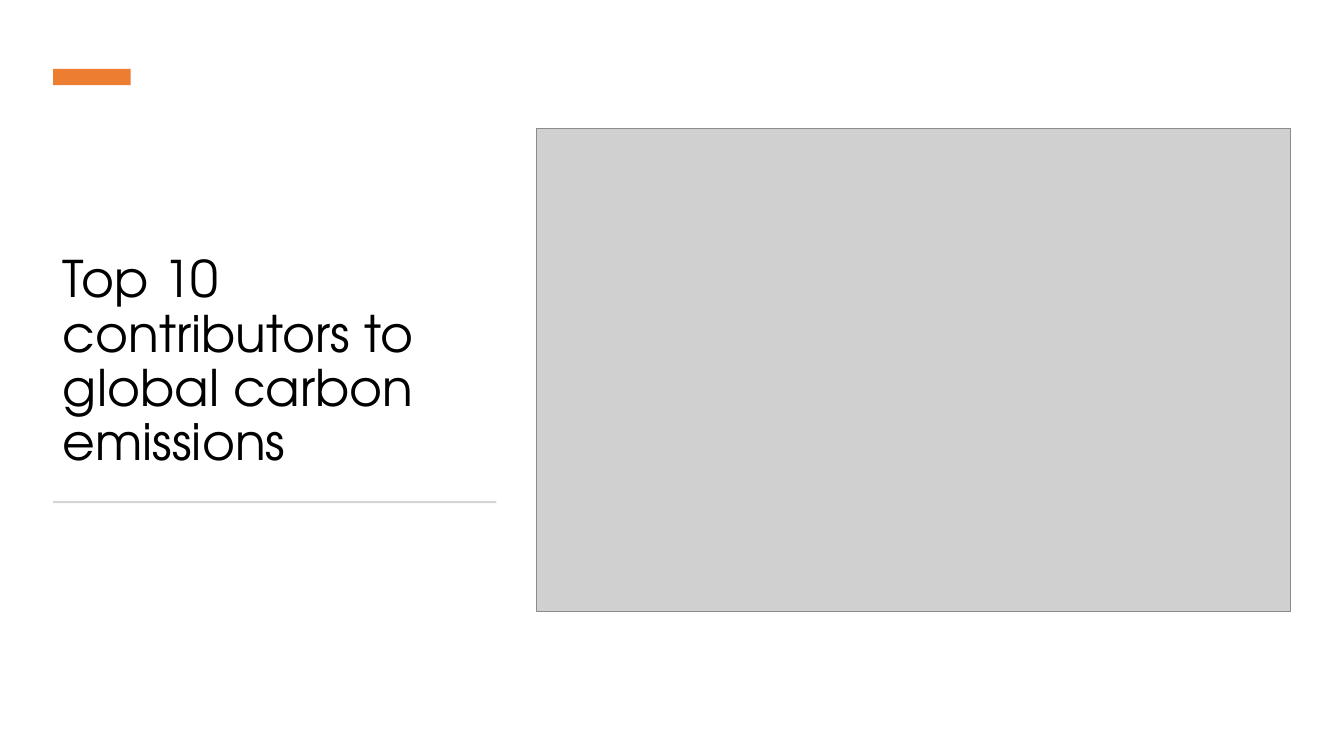
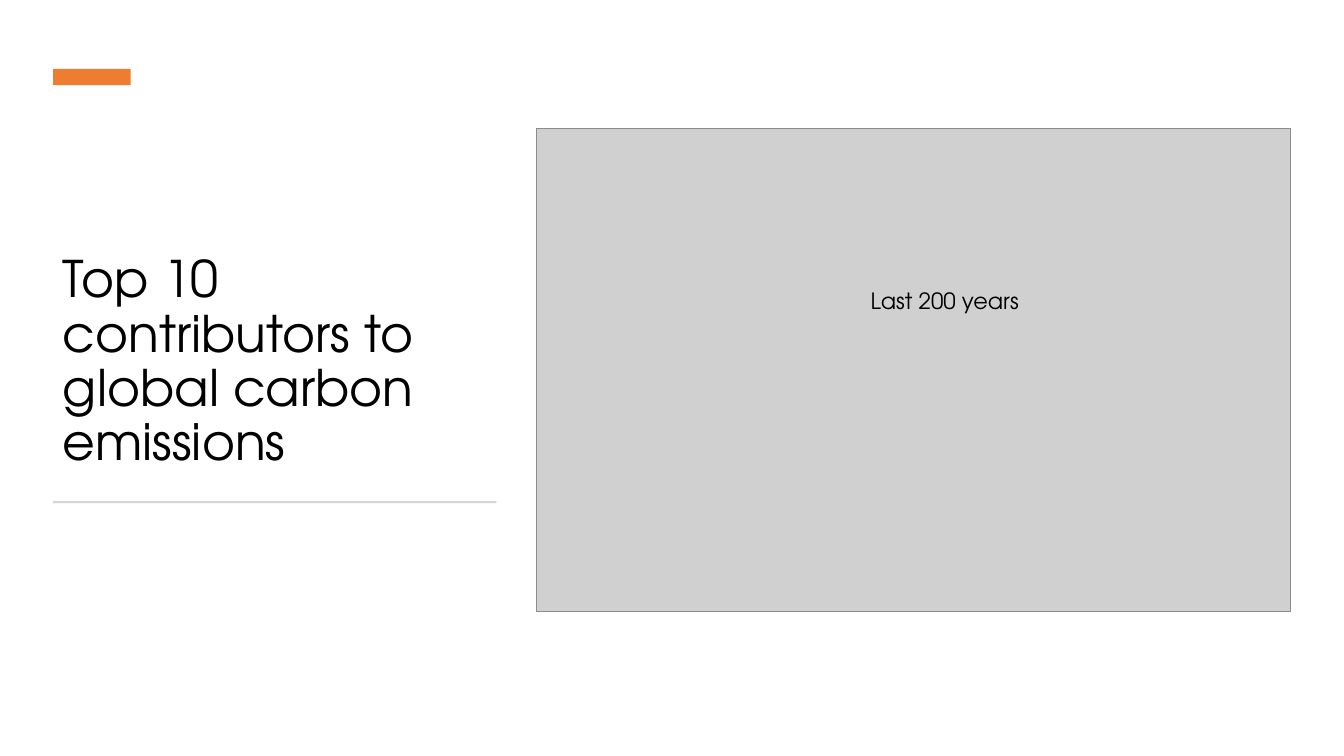
Before and after one commit to danilogiarlini/Global-CO2-Emission-Forecasting, a slide deck: slide 3 of Visualization/GlobalCO2Emission.pptx. Drawn at 1344x756 pixels with LibreOffice and Linux fonts; fonts in the diff are those of the drawing; grey boxes stand for pictures. Boxes give left, top, right and bottom in pixels: in the first picture for what was removed or moved away, otherwise in the second. Text is boxed around its words. In the diff, an @@ line names an element or a change of style, - is before the commit and + after.

```diff
--- a/Visualization/GlobalCO2Emission.pptx
+++ b/Visualization/GlobalCO2Emission.pptx
@@ text added at bbox=[871, 292, 1019, 314], 16 pt, text #000000 @@
+Last 200 years
```
Also in this commit, not shown: 4 other slides changed, 2 other files.
